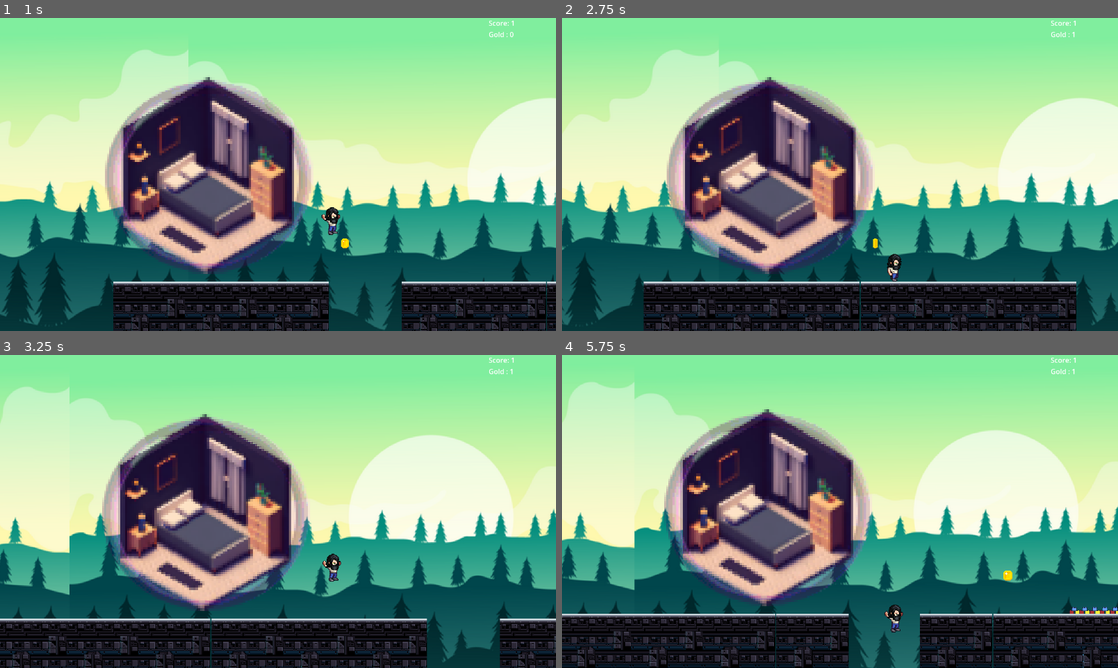
Above: before the commit, frames 1-4 (two rows, left to right).
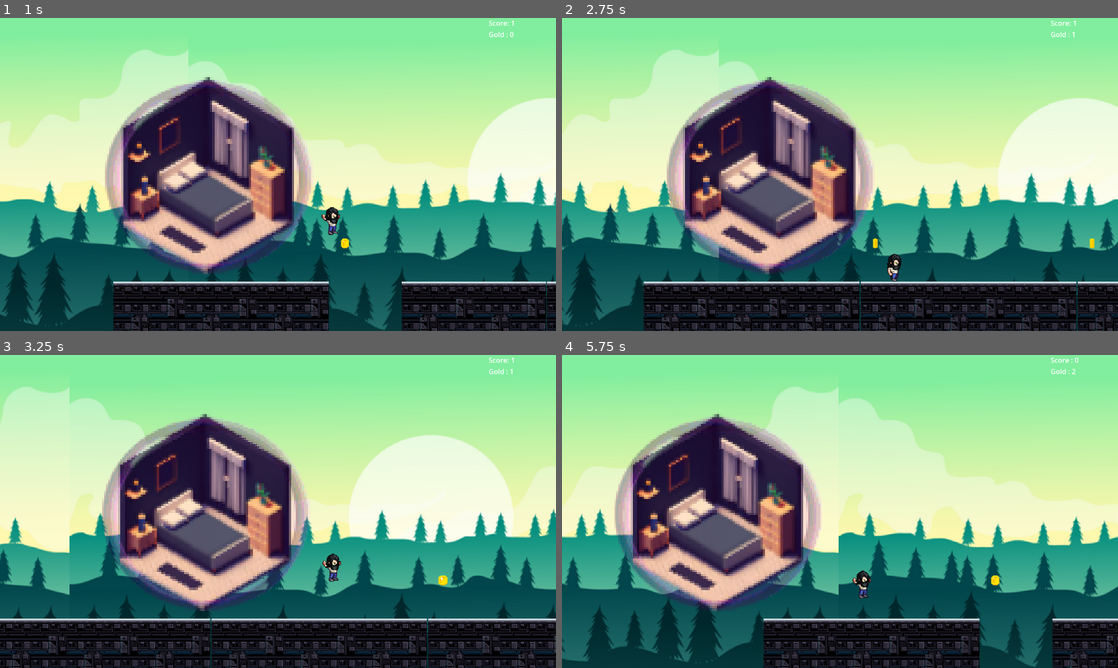
Above: after the commit, the same moments.

Repository: Narrop/Jame-Gam-17
Game: Godot game, scene res://Game.tscn
The game is run twice, just before and just after one commit, with the same random seed, the same clock (stepped at 60 frames per second) and the same inputs. The engine's default icon, where the game draws it, is replaced by a stand-in: a white triangle on a blue panel in a dark square.
Inputs:
- Up to frame 1 (1 s): tap Enter (ui_accept) at 0.5, 0.77 s; hold Right (ui_right) from 0.53 s (still down)
- Up to frame 2 (2.75 s): tap Enter (ui_accept) at 1.52 s; release Right (ui_right) at 2.03 s; hold Left (ui_left) from 2.03 s (still down)
- Up to frame 3 (3.25 s): release Left (ui_left) at 2.78 s; hold Right (ui_right) from 2.78 s (still down); tap Enter (ui_accept) at 3.02 s
- Up to frame 4 (5.75 s): tap Enter (ui_accept) at 3.77, 4.52 s; release Right (ui_right) at 4.28 s; hold Left (ui_left) 4.28-5.03 s; hold Right (ui_right) from 5.03 s (still down)

Frame 1 is identical in both runs. In frame 2, 1.1% of the frame differs, in the area x 92-100%, y 70-100%; in frame 3, 2.0%; in frame 4, 58%, in the area x 0-100%, y 0-100%.

Commit message:
feat: hammer cout

Diff:
--- a/Game.gd
+++ b/Game.gd
@@ -3,6 +3,8 @@
 class_name Game
 
 signal toggle_game_paused(is_paused : bool)
+
+@onready var player_vars = get_node("/root/PlayerVariable")
 
 var game_paused : bool = false:
 	get:
@@ -12,6 +14,9 @@
 		get_tree().paused = game_paused
 		emit_signal("toggle_game_paused", game_paused)
 
+func _ready():
+	player_vars.reset()
+
 func _input(event):
 	if event.is_action_pressed("ui_cancel"):
 		game_paused = !game_paused
--- a/Scenes/Levels/Gold_counter.gd
+++ b/Scenes/Levels/Gold_counter.gd
@@ -2,7 +2,6 @@
 
 
 @onready var player_vars = get_node("/root/PlayerVariable")
-var gold = 0
 
 func _process(_delta):
 	text = "Gold : " + str(player_vars.coin)
--- /dev/null
+++ b/Scenes/Levels/Hammer.gd
@@ -0,0 +1,21 @@
+extends Area2D
+
+@onready var player = $AnimationPlayer
+
+
+func _ready():
+	player.connect("animation_finished", destroy)
+
+func _physics_process(_delta):
+
+	var bodies = get_overlapping_bodies()
+	for body in bodies:
+		if body.name == "Player":
+			player.play('took')
+			PlayerVariable.hammers += 1
+		else:
+			player.play('idle')
+
+func destroy(_p):
+	if player.get_current_animation() == "took":
+		queue_free()
--- /dev/null
+++ b/Scenes/Levels/Hammer.tscn
@@ -0,0 +1,189 @@
+[gd_scene load_steps=8 format=3 uid="uid://b2p7cbo0fj4fl"]
+
+[ext_resource type="Script" path="res://Scenes/Levels/Hammer.gd" id="1_alu6b"]
+[ext_resource type="Texture2D" uid="uid://dd0sppvxrxoob" path="res://Asset/coins.png" id="2_ynbkc"]
+
+[sub_resource type="CircleShape2D" id="CircleShape2D_r2xup"]
+
+[sub_resource type="Animation" id="Animation_2qwp5"]
+length = 0.001
+tracks/0/type = "value"
+tracks/0/imported = false
+tracks/0/enabled = true
+tracks/0/path = NodePath(".:frame")
+tracks/0/interp = 1
+tracks/0/loop_wrap = true
+tracks/0/keys = {
+"times": PackedFloat32Array(0),
+"transitions": PackedFloat32Array(1),
+"update": 1,
+"values": [0]
+}
+tracks/1/type = "value"
+tracks/1/imported = false
+tracks/1/enabled = true
+tracks/1/path = NodePath("../CollisionShape2D:disabled")
+tracks/1/interp = 1
+tracks/1/loop_wrap = true
+tracks/1/keys = {
+"times": PackedFloat32Array(0),
+"transitions": PackedFloat32Array(1),
+"update": 1,
+"values": [false]
+}
+tracks/2/type = "value"
+tracks/2/imported = false
+tracks/2/enabled = true
+tracks/2/path = NodePath(".:position")
+tracks/2/interp = 1
+tracks/2/loop_wrap = true
+tracks/2/keys = {
+"times": PackedFloat32Array(0),
+"transitions": PackedFloat32Array(1),
+"update": 0,
+"values": [Vector2(0, -19)]
+}
+tracks/3/type = "value"
+tracks/3/imported = false
+tracks/3/enabled = true
+tracks/3/path = NodePath(".:modulate")
+tracks/3/interp = 1
+tracks/3/loop_wrap = true
+tracks/3/keys = {
+"times": PackedFloat32Array(0),
+"transitions": PackedFloat32Array(1),
+"update": 0,
+"values": [Color(1, 1, 1, 1)]
+}
+
+[sub_resource type="Animation" id="Animation_m8tks"]
+resource_name = "idle"
+length = 0.8
+loop_mode = 1
+tracks/0/type = "value"
+tracks/0/imported = false
+tracks/0/enabled = true
+tracks/0/path = NodePath(".:frame")
+tracks/0/interp = 1
+tracks/0/loop_wrap = true
+tracks/0/keys = {
+"times": PackedFloat32Array(0, 0.1, 0.2, 0.3, 0.4, 0.5, 0.6, 0.7),
+"transitions": PackedFloat32Array(1, 1, 1, 1, 1, 1, 1, 1),
+"update": 1,
+"values": [0, 1, 2, 3, 4, 5, 6, 7]
+}
+tracks/1/type = "value"
+tracks/1/imported = false
+tracks/1/enabled = true
+tracks/1/path = NodePath("../CollisionShape2D:disabled")
+tracks/1/interp = 1
+tracks/1/loop_wrap = true
+tracks/1/keys = {
+"times": PackedFloat32Array(0, 0.7),
+"transitions": PackedFloat32Array(1, 1),
+"update": 1,
+"values": [false, false]
+}
+tracks/2/type = "value"
+tracks/2/imported = false
+tracks/2/enabled = true
+tracks/2/path = NodePath(".:modulate")
+tracks/2/interp = 1
+tracks/2/loop_wrap = true
+tracks/2/keys = {
+"times": PackedFloat32Array(0, 0.7),
+"transitions": PackedFloat32Array(1, 1),
+"update": 0,
+"values": [Color(1, 1, 1, 1), Color(1, 1, 1, 1)]
+}
+tracks/3/type = "value"
+tracks/3/imported = false
+tracks/3/enabled = true
+tracks/3/path = NodePath(".:position")
+tracks/3/interp = 1
+tracks/3/loop_wrap = true
+tracks/3/keys = {
+"times": PackedFloat32Array(0, 0.7),
+"transitions": PackedFloat32Array(1, 1),
+"update": 0,
+"values": [Vector2(0, -7.62939e-06), Vector2(0, -7.62939e-06)]
+}
+
+[sub_resource type="Animation" id="Animation_i8vbj"]
+resource_name = "took"
+length = 0.8
+tracks/0/type = "value"
+tracks/0/imported = false
+tracks/0/enabled = true
+tracks/0/path = NodePath(".:frame")
+tracks/0/interp = 1
+tracks/0/loop_wrap = true
+tracks/0/keys = {
+"times": PackedFloat32Array(0, 0.1, 0.2, 0.3, 0.4, 0.5, 0.6, 0.7),
+"transitions": PackedFloat32Array(1, 1, 1, 1, 1, 1, 1, 1),
+"update": 1,
+"values": [0, 1, 2, 3, 4, 5, 6, 7]
+}
+tracks/1/type = "value"
+tracks/1/imported = false
+tracks/1/enabled = true
+tracks/1/path = NodePath("../CollisionShape2D:disabled")
+tracks/1/interp = 1
+tracks/1/loop_wrap = true
+tracks/1/keys = {
+"times": PackedFloat32Array(0, 0.7),
+"transitions": PackedFloat32Array(1, 1),
+"update": 1,
+"values": [true, true]
+}
+tracks/2/type = "value"
+tracks/2/imported = false
+tracks/2/enabled = true
+tracks/2/path = NodePath(".:position")
+tracks/2/interp = 1
+tracks/2/loop_wrap = true
+tracks/2/keys = {
+"times": PackedFloat32Array(0.1, 0.2, 0.3, 0.4, 0.5),
+"transitions": PackedFloat32Array(1, 1, 1, 1, 1),
+"update": 0,
+"values": [Vector2(0, -19), Vector2(0, -27), Vector2(0, -35), Vector2(0, -43), Vector2(0, -59)]
+}
+tracks/3/type = "value"
+tracks/3/imported = false
+tracks/3/enabled = true
+tracks/3/path = NodePath(".:modulate")
+tracks/3/interp = 1
+tracks/3/loop_wrap = true
+tracks/3/keys = {
+"times": PackedFloat32Array(0, 0.5),
+"transitions": PackedFloat32Array(1, 1),
+"update": 0,
+"values": [Color(1, 1, 1, 1), Color(1, 1, 1, 0)]
+}
+
+[sub_resource type="AnimationLibrary" id="AnimationLibrary_bdi5c"]
+_data = {
+"RESET": SubResource("Animation_2qwp5"),
+"idle": SubResource("Animation_m8tks"),
+"took": SubResource("Animation_i8vbj")
+}
+
+[node name="Hammer" type="Area2D"]
+position = Vector2(220, -131)
+script = ExtResource("1_alu6b")
+
+[node name="Sprite2D" type="Sprite2D" parent="."]
+position = Vector2(0, -19)
+scale = Vector2(0.2, 0.2)
+texture = ExtResource("2_ynbkc")
+hframes = 8
+
+[node name="CollisionShape2D" type="CollisionShape2D" parent="."]
+shape = SubResource("CircleShape2D_r2xup")
+
+[node name="AnimationPlayer" type="AnimationPlayer" parent="."]
+root_node = NodePath("../Sprite2D")
+autoplay = "idle"
+libraries = {
+"": SubResource("AnimationLibrary_bdi5c")
+}
--- a/Scenes/Levels/OnScreenScore.gd
+++ b/Scenes/Levels/OnScreenScore.gd
@@ -1,7 +1,7 @@
 extends Label
 
-var score = 0
+@onready var player_vars = get_node("/root/PlayerVariable")
 
 func _on_timer_timeout():
-	score += 1
-	text = "Score: " + str(score) # met à jour le texte de l'étiquette avec le score
+	player_vars.score += 1
+	text = "Score: " + str(player_vars.score) # met à jour le texte de l'étiquette avec le score
--- a/Scenes/Levels/Player_variable.gd
+++ b/Scenes/Levels/Player_variable.gd
@@ -2,14 +2,8 @@
 
 var coin = 0
 var score = 0
-# Called when the node enters the scene tree for the first time.
-func _ready():
-	pass # Replace with function body.
+var hammers = 0
 
-
-# Called every frame. 'delta' is the elapsed time since the previous frame.
-func _process(_delta):
-	pass
-
-func get_coin():
-	return coin
+func reset():
+	score = 0
+	hammers = 0
--- a/Scenes/Levels/SpawnGround.gd
+++ b/Scenes/Levels/SpawnGround.gd
@@ -17,24 +17,19 @@
 ]
 
 var coin = preload("res://Scenes/Levels/Coin.tscn")
+var hammer = preload("res://Scenes/Levels/Hammer.tscn")
 var arena = preload("res://Scenes/Levels/Arenas/Arena.tscn")
 
 var arena_spawned = false
-var time_start = 0
-var time_now = 0
-
-func _ready():
-	time_start = Time.get_ticks_msec()
 
 func _process(_delta):
 	if not arena_spawned:
-		if spawn_position.distance_to(player.global_position) < 1000:
-			time_now = Time.get_ticks_msec()
-			if time_now - time_start < 5000:
+		print(PlayerVariable.hammers)
+		if PlayerVariable.hammers == 3:
+			spawn_arena()
+		else:
+			if spawn_position.distance_to(player.global_position) < 1000:
 				spawn_ground()
-			else:
-				spawn_arena()
-
 
 func spawn_ground():
 	# Randomly choose a ground type and instanciante it
@@ -50,9 +45,14 @@
 	spawn_ground_instance.position.x = spawn_position.x
 
 	# Spawn a coin if you get lucky
-	if rng.randf() > .8:
+	if rng.randf() > .5:
 		var coin_instance = coin.instantiate()
 		spawn_ground_instance.add_child(coin_instance)
+	else:
+		# Spawn a hammer if you are very
+		if rng.randf() > .7:
+			var hammer_instance = hammer.instantiate()
+			spawn_ground_instance.add_child(hammer_instance)
 
 	# Increment spawn position for the next one
 	spawn_position.x += GROUNDWIDTH
Not shown: 1 places in Game.tscn that only renumber resources
